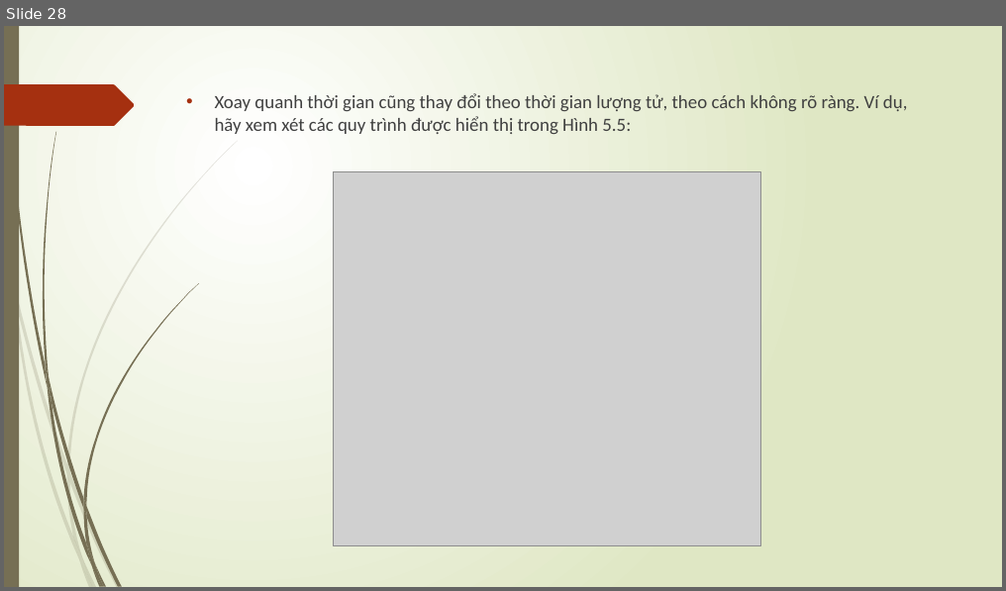
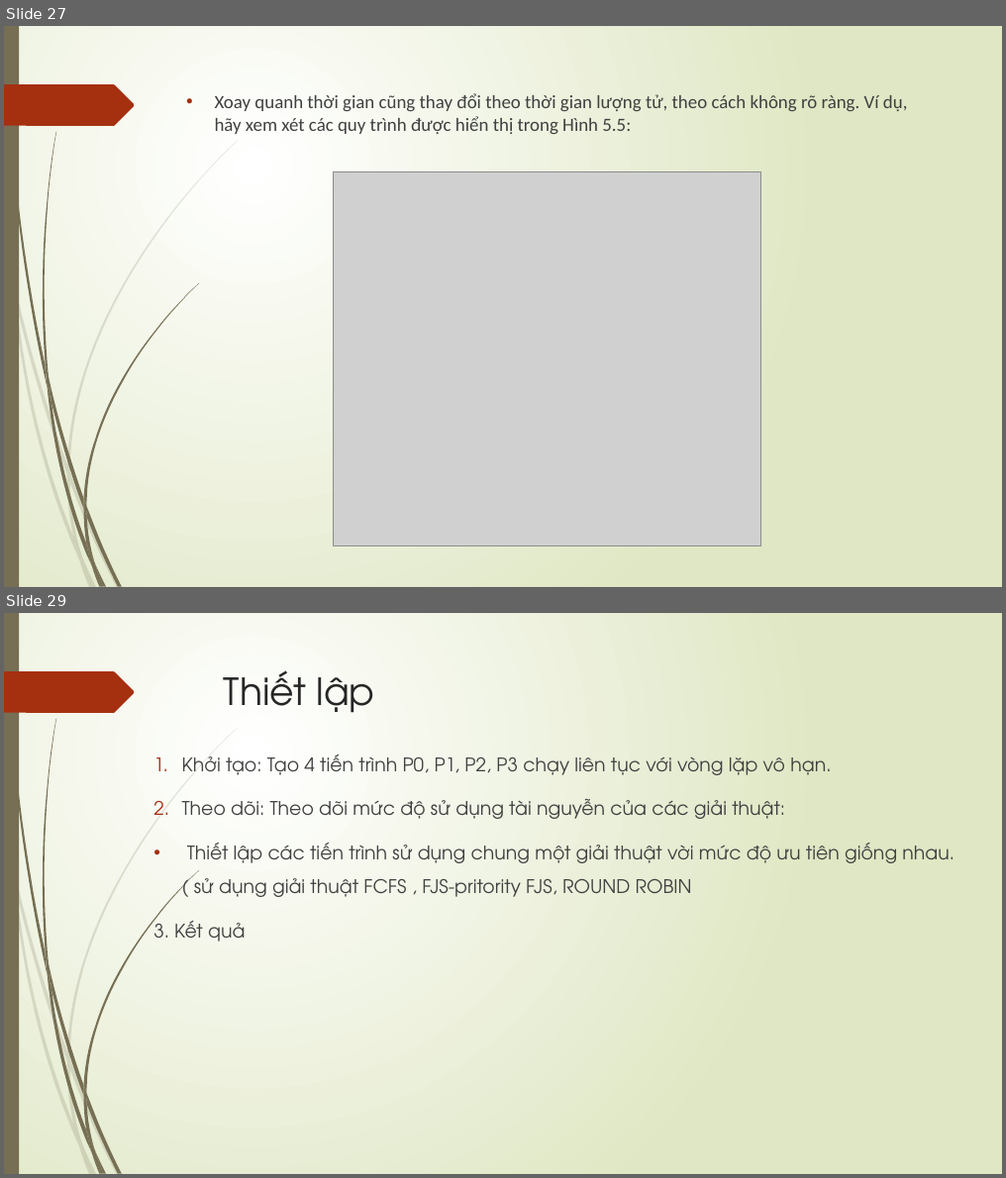
Before and after one commit to darkmagician148/operating_system, a slide deck: Scheduling-linux.pptx. Shown one above the other, each under a label of ours: slide 28 before the commit, slides 27 and 29 after it; the slides between them are not shown. The pictures are 1006x591 and 1006x1178 pixels, drawn with LibreOffice and Linux fonts; fonts in the diff are those of the drawing; grey boxes stand for pictures. Boxes give left, top, right and bottom in pixels: in the first picture for what was removed or moved away, otherwise in the second. Text is boxed around its words. In the diff, an @@ line names an element or a change of style, - is before the commit and + after.

```diff
--- a/Scheduling-linux.pptx
+++ b/Scheduling-linux.pptx
@@ slide 29 added at box(4, 613, 1002, 1174), background gradient #FFFFFF to #DFE8C4; not listed: 24 template elements that a slide beside it also shows @@
@@ title added at box(224, 670, 375, 713), 36 pt, text #262626 @@
+Thiết lập
@@ text added at box(153, 755, 954, 942), 18 pt, text #404040 @@
+1. Khởi tạo: Tạo 4 tiến trình P0, P1, P2, P3 chạy liên tục với vòng lặp vô hạn.
+2. Theo dõi: Theo dõi mức độ sử dụng tài nguyễn của các giải thuật:
+• Thiết lập các tiến trình sử dụng chung một giải thuật vời mức độ ưu tiên giống nhau. ( sử dụng giải thuật FCFS , FJS-pritority FJS, ROUND ROBIN
+3. Kết quả
@@ what was slide 28 is now slide 27 @@
```
Also in this commit, not shown: 8 slides changed, 8 other slides added, 3 slides removed.
